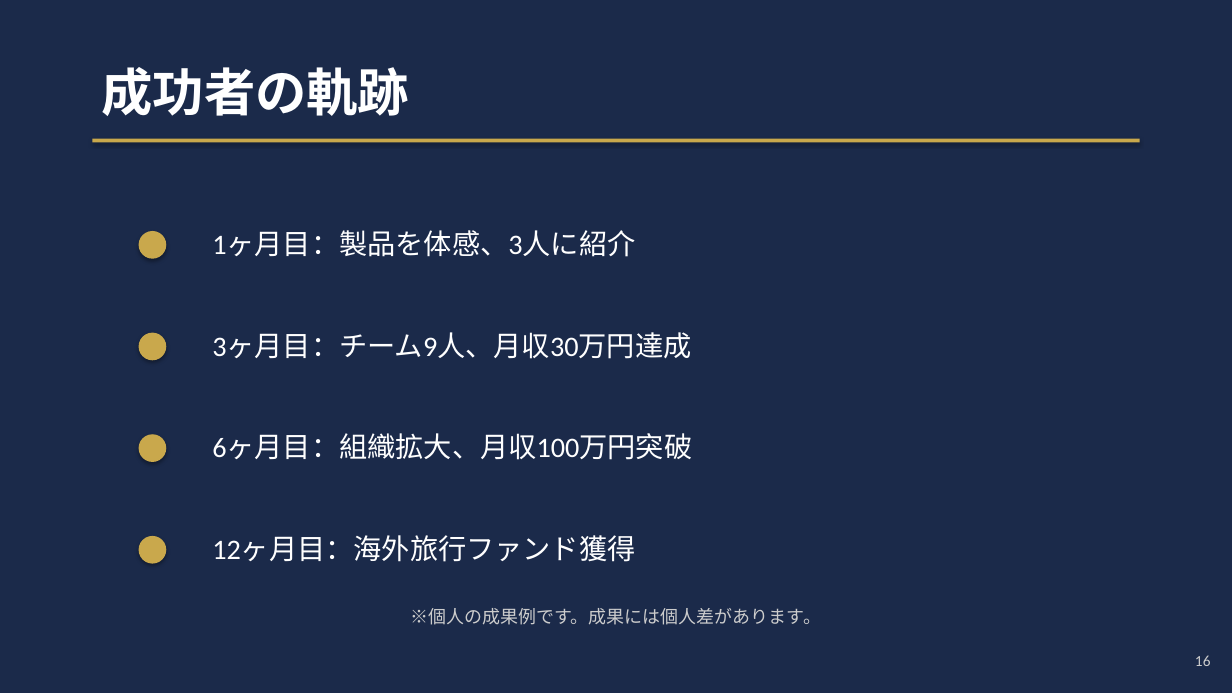
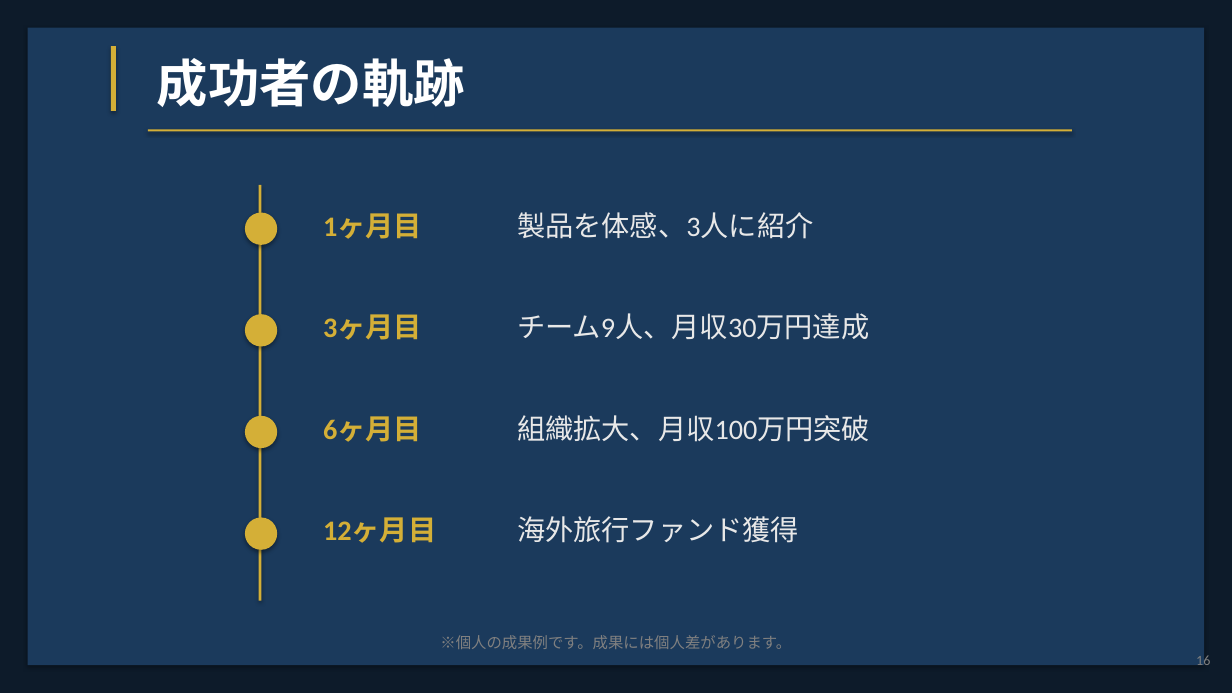
Before and after one commit to office-vonds/noyuto, a slide deck: slide 16 of RIWAY_Presentation.pptx. Drawn at 1232x693 pixels with LibreOffice and Linux fonts; fonts in the diff are those of the drawing. Boxes give left, top, right and bottom in pixels: in the first picture for what was removed or moved away, otherwise in the second. Text is boxed around its words. In the diff, an @@ line names an element or a change of style, - is before the commit and + after.

```diff
--- a/RIWAY_Presentation.pptx
+++ b/RIWAY_Presentation.pptx
@@ rectangle at (0, 0, 1232, 693): fill #1B2A4A to #0D1B2A @@
@@ rectangle added at (28, 28, 1204, 665), fill #1B3A5C @@
@@ rectangle added at (111, 46, 116, 111), fill #D4AF37 @@
@@ text "成功者の軌跡": place and size @@
-text "成功者の軌跡" at (101, 67, 409, 116)
+text "成功者の軌跡" at (157, 58, 465, 107)
@@ rectangle: place and size @@
-rectangle at (92, 139, 1140, 142)
+rectangle at (148, 129, 1072, 131)
@@ rectangle added at (259, 185, 262, 601), fill #D4AF37 @@
@@ fill #C9A84C to #D4AF37 in 4 elements at (245, 314, 277, 347), (148, 129, 1072, 131), (245, 416, 277, 448), (245, 213, 277, 245) @@
@@ ellipse: place and size @@
-ellipse at (139, 231, 166, 259)
+ellipse at (245, 213, 277, 245)
@@ text added at (323, 213, 422, 239), 22 pt, text #D4AF37, bold @@
+1ヶ月目
@@ text at (517, 212, 813, 239): text changed; text colour #FFFFFF to #E8E8E8 @@
-1ヶ月目：製品を体感、3人に紹介
+製品を体感、3人に紹介
@@ ellipse: place and size @@
-ellipse at (139, 536, 166, 564)
+ellipse at (245, 314, 277, 347)
@@ text added at (323, 314, 422, 340), 22 pt, text #D4AF37, bold @@
+3ヶ月目
@@ text at (517, 313, 869, 340): text changed; text colour #FFFFFF to #E8E8E8 @@
-3ヶ月目：チーム9人、月収30万円達成
+チーム9人、月収30万円達成
@@ ellipse removed at (139, 333, 166, 360) @@
@@ ellipse: place and size @@
-ellipse at (139, 434, 166, 462)
+ellipse at (245, 416, 277, 448)
@@ text added at (323, 416, 422, 442), 22 pt, text #D4AF37, bold @@
+6ヶ月目
@@ text at (517, 415, 870, 442): text changed; text colour #FFFFFF to #E8E8E8 @@
-6ヶ月目：組織拡大、月収100万円突破
+組織拡大、月収100万円突破
@@ ellipse added at (245, 518, 277, 550), fill #D4AF37 @@
@@ text added at (323, 517, 436, 543), 22 pt, text #D4AF37, bold @@
+12ヶ月目
@@ text at (517, 516, 799, 543): text changed; text colour #FFFFFF to #E8E8E8 @@
-12ヶ月目：海外旅行ファンド獲得
+海外旅行ファンド獲得
@@ text "※個人の成果例です。成果には個人差があります。": place and size @@
-text "※個人の成果例です。成果には個人差があります。" at (411, 608, 822, 625)
+text "※個人の成果例です。成果には個人差があります。" at (440, 635, 791, 649)
@@ text "※個人の成果例です。成果には個人差があります。" at (440, 635, 791, 649): size 14 to 12 pt, text colour #CCCCCC to #808080 @@
@@ text "16" at (1196, 653, 1210, 669): size 12 to 11 pt, text colour #CCCCCC to #808080 @@
```
Also in this commit, not shown: 19 other slides changed, 2 other files.
